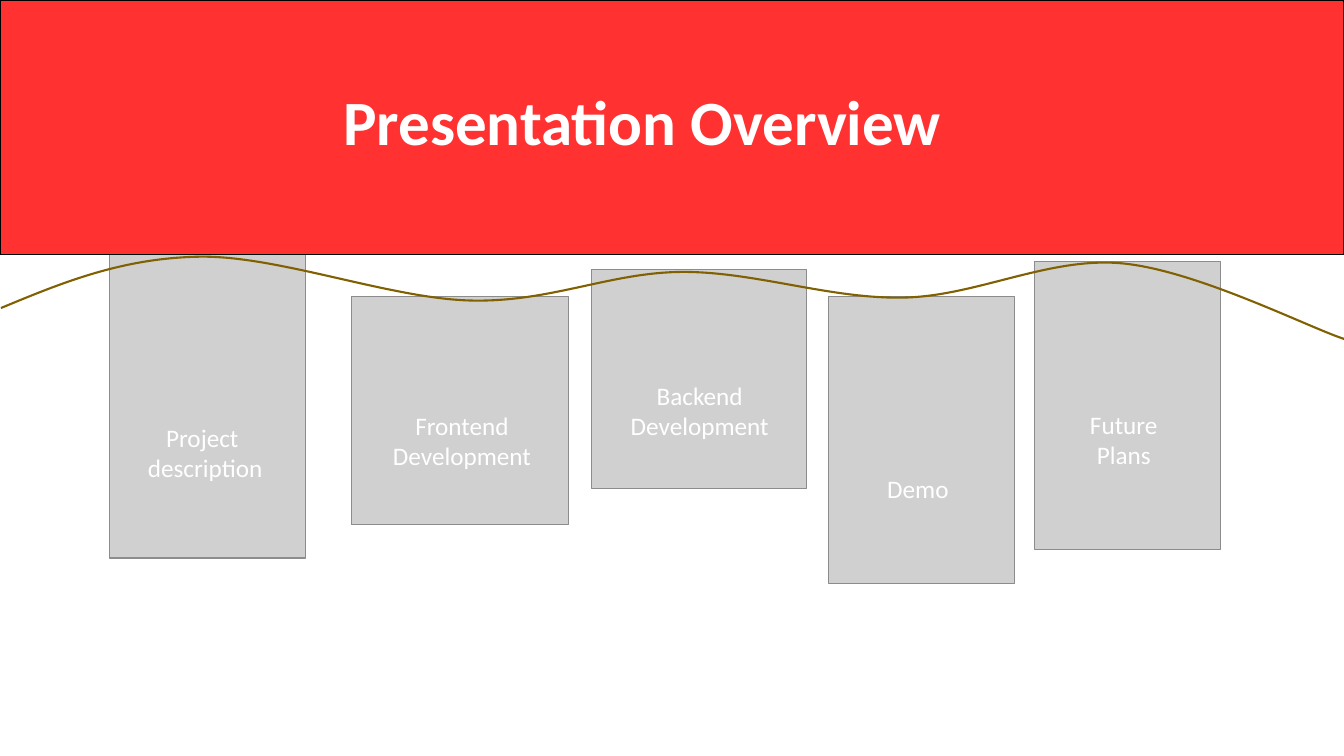
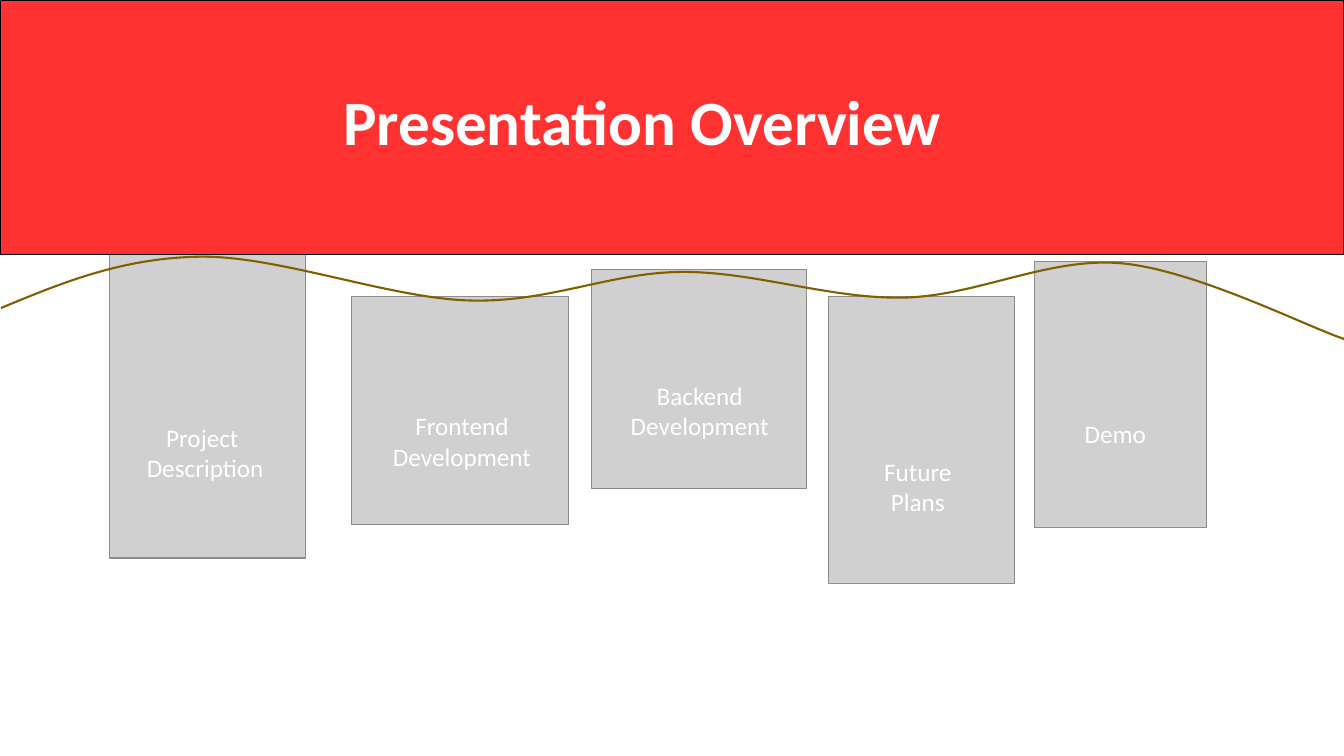
Before and after one commit to CarolynAnn/WebSysGroup4, a slide deck: slide 2 of final_presentation.pptx. Drawn at 1344x756 pixels with LibreOffice and Linux fonts; fonts in the diff are those of the drawing; grey boxes stand for pictures. Boxes give left, top, right and bottom in pixels: in the first picture for what was removed or moved away, otherwise in the second. Text is boxed around its words. In the diff, an @@ line names an element or a change of style, - is before the commit and + after.

```diff
--- a/final_presentation.pptx
+++ b/final_presentation.pptx
@@ freeform shape at [1, 257, 1344, 346]: outline #806000 1.5 pt to #7F6000 1.5 pt @@
@@ picture: place and size @@
-picture at [1034, 262, 1220, 549]
+picture at [1034, 262, 1206, 527]
@@ text "Demo": place and size @@
-text "Demo" at [887, 482, 948, 498]
+text "Demo" at [1085, 427, 1146, 443]
@@ text at [147, 460, 264, 481]: text changed @@
-description
+Description
@@ text "Future": place and size @@
-text "Future" at [1090, 418, 1157, 464]
+text "Future" at [884, 465, 951, 511]
```
Also in this commit, not shown: 5 other slides changed, 3 slides added, 3 slides removed.
